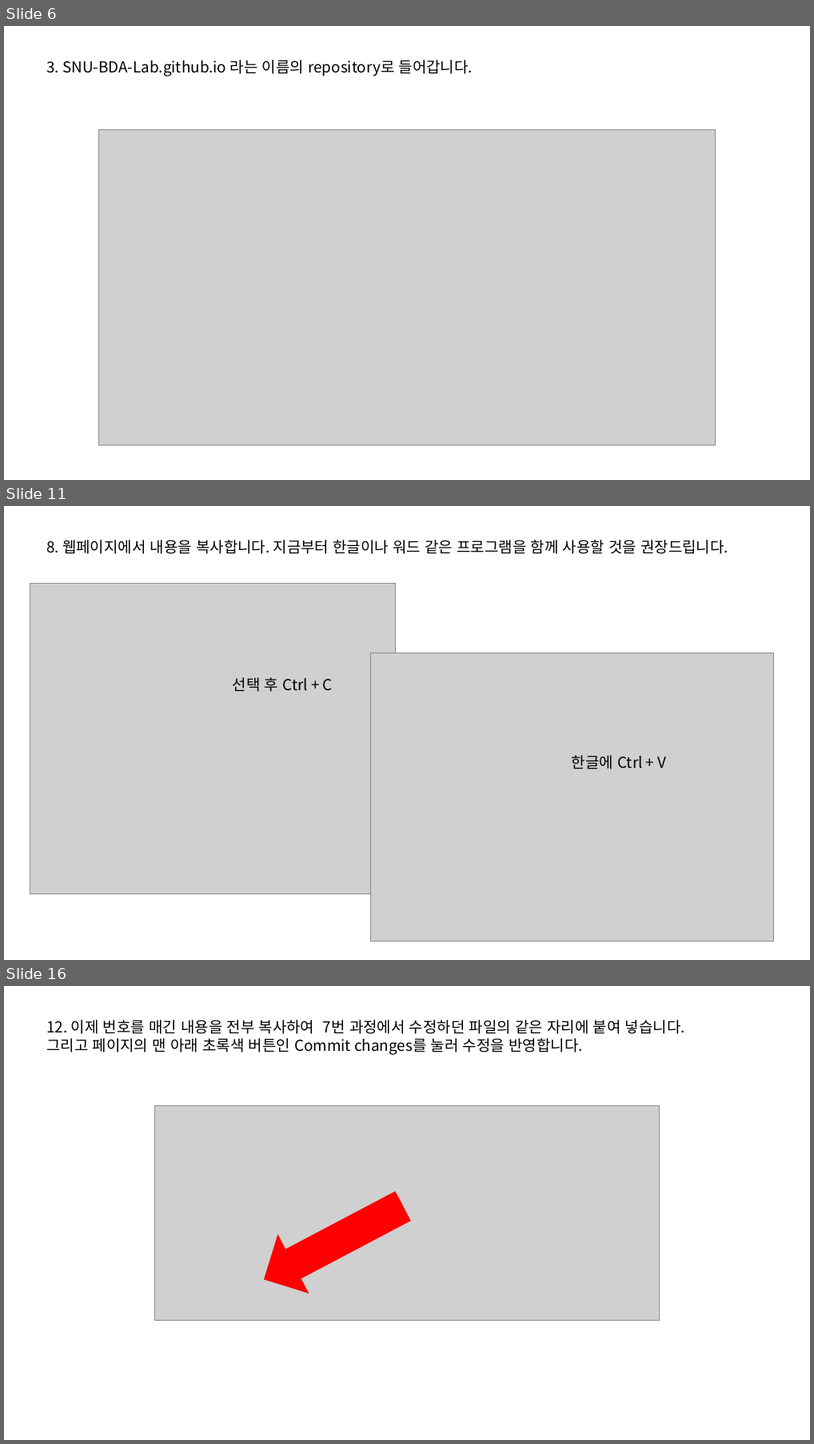
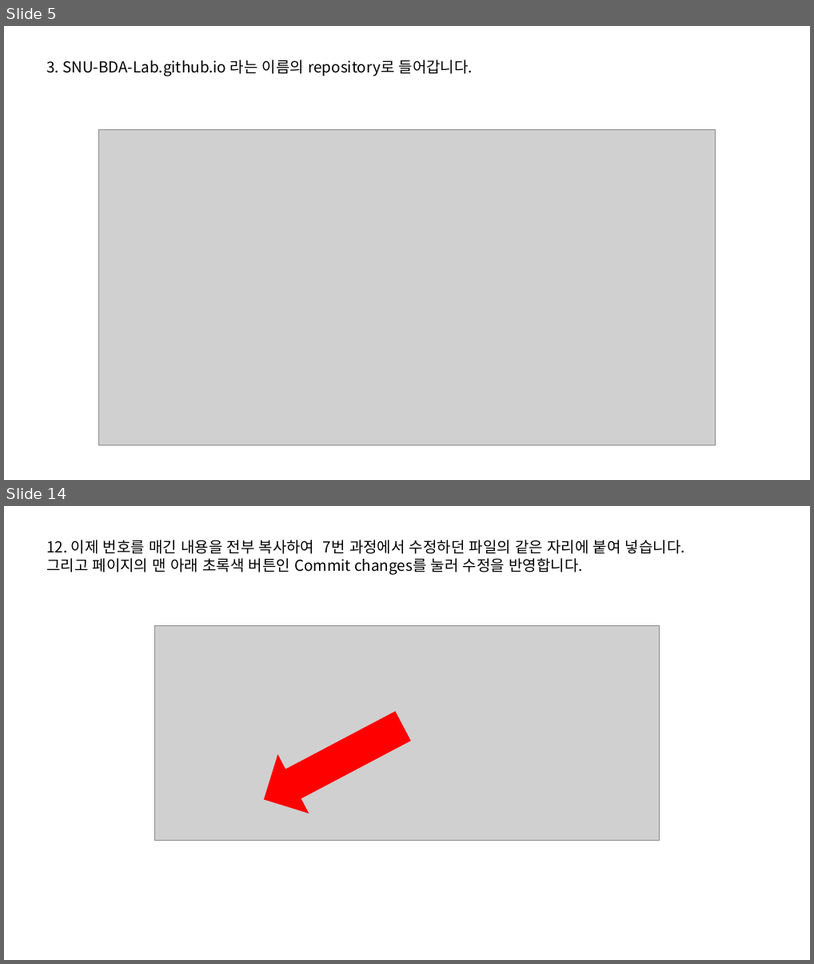
Before and after one commit to SNU-BDA-Lab/SNU-BDA-Lab.github.io, a slide deck: How_To_Use_Github_pages.pptx. Shown one above the other, each under a label of ours: slides 6, 11 and 16 before the commit, slides 5 and 14 after it; the slides between them are not shown. The pictures are 814x1444 and 814x964 pixels, drawn with LibreOffice and Linux fonts; fonts in the diff are those of the drawing; grey boxes stand for pictures. Boxes give left, top, right and bottom in pixels: in the first picture for what was removed or moved away, otherwise in the second. Text is boxed around its words. In the diff, an @@ line names an element or a change of style, - is before the commit and + after.

```diff
--- a/How_To_Use_Github_pages.pptx
+++ b/How_To_Use_Github_pages.pptx
@@ slide 11 removed at bbox=[4, 506, 810, 960], background #FFFFFF @@
@@ text removed at bbox=[46, 540, 729, 554] @@
-8. 웹페이지에서 내용을 복사합니다. 지금부터 한글이나 워드 같은 프로그램을 함께 사용할 것을 권장드립니다.
@@ picture removed at bbox=[30, 583, 395, 894] @@
@@ picture removed at bbox=[370, 652, 774, 941] @@
@@ text removed at bbox=[233, 677, 333, 692] @@
-선택 후 Ctrl + C
@@ text removed at bbox=[572, 755, 667, 769] @@
-한글에 Ctrl + V
@@ what was slide 6 is now slide 5 @@
@@ what was slide 16 is now slide 14 @@
```
Also in this commit, not shown: 5 slides changed, 5 slides added, 7 other slides removed, 1 other file.
